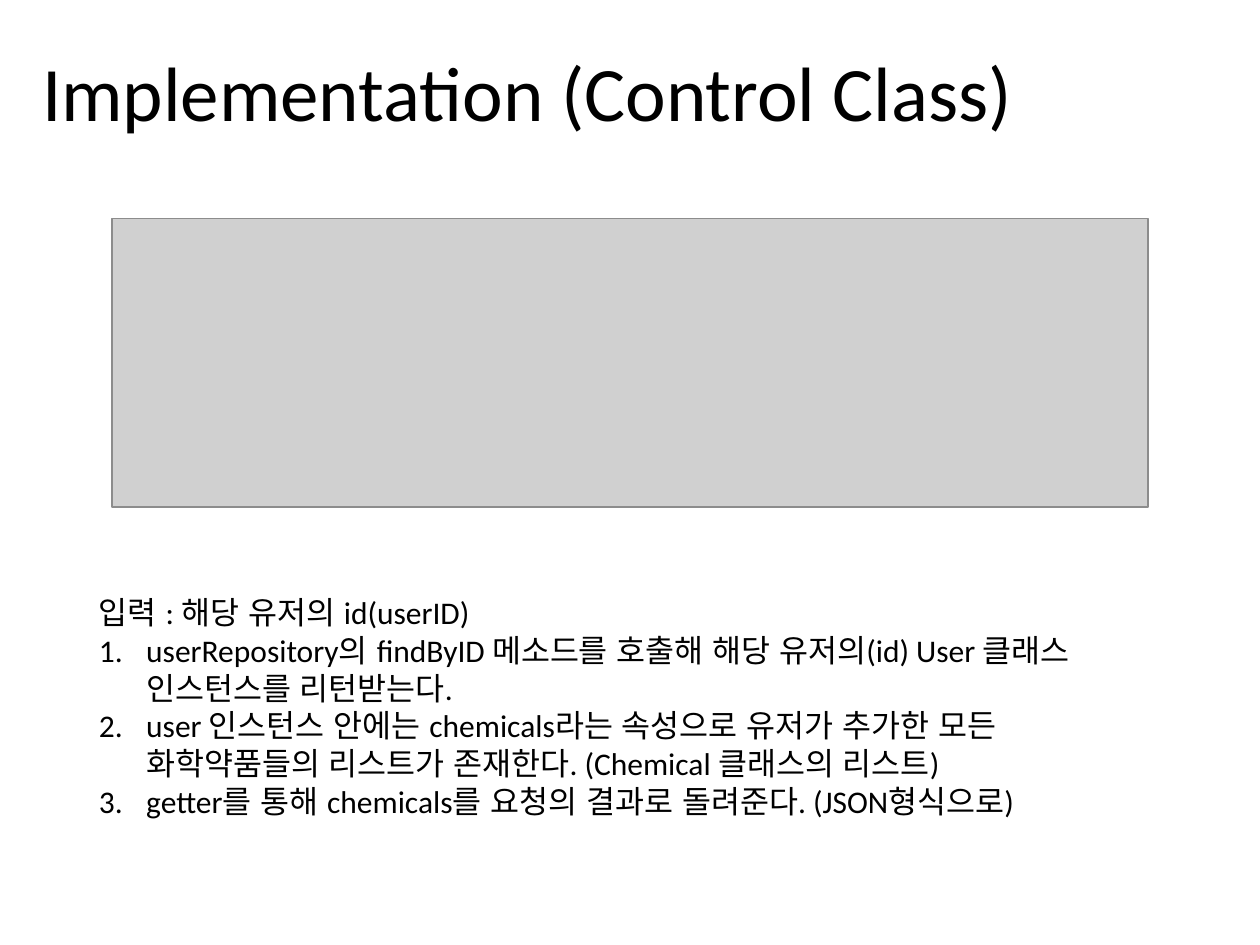
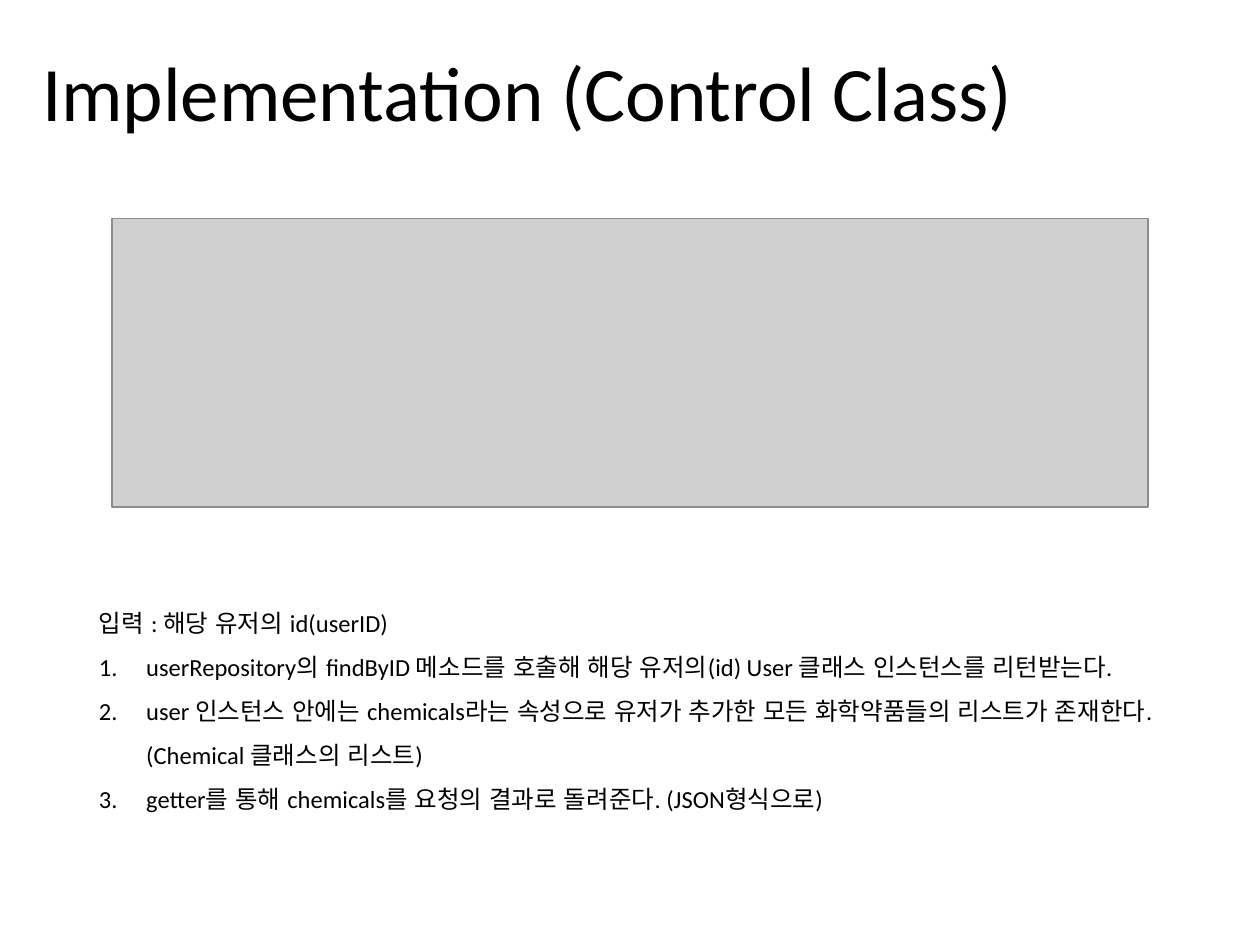
Before and after one commit to jisukim97/ChemicalManagementApplication, a slide deck: slide 12 of Document/2_Software Architect Documentation/Software Architecture Documentation 1.0.pptx (slide 10 before the commit). Drawn at 1260x945 pixels with LibreOffice and Linux fonts; fonts in the diff are those of the drawing; grey boxes stand for pictures. Boxes give left, top, right and bottom in pixels: in the first picture for what was removed or moved away, otherwise in the second. Text is boxed around its words. In the diff, an @@ line names an element or a change of style, - is before the commit and + after.

```diff
--- a/Document/2_Software Architect Documentation/Software Architecture Documentation 1.0.pptx
+++ b/Document/2_Software Architect Documentation/Software Architecture Documentation 1.0.pptx
@@ text "입력 : 해당 유저의 id(userID)" at (99, 611, 1152, 813): size 18 to 14 pt; line spacing 1 to 1.5 @@
```
Also in this commit, not shown: 7 other slides changed, 2 slides added, 1 other file.
